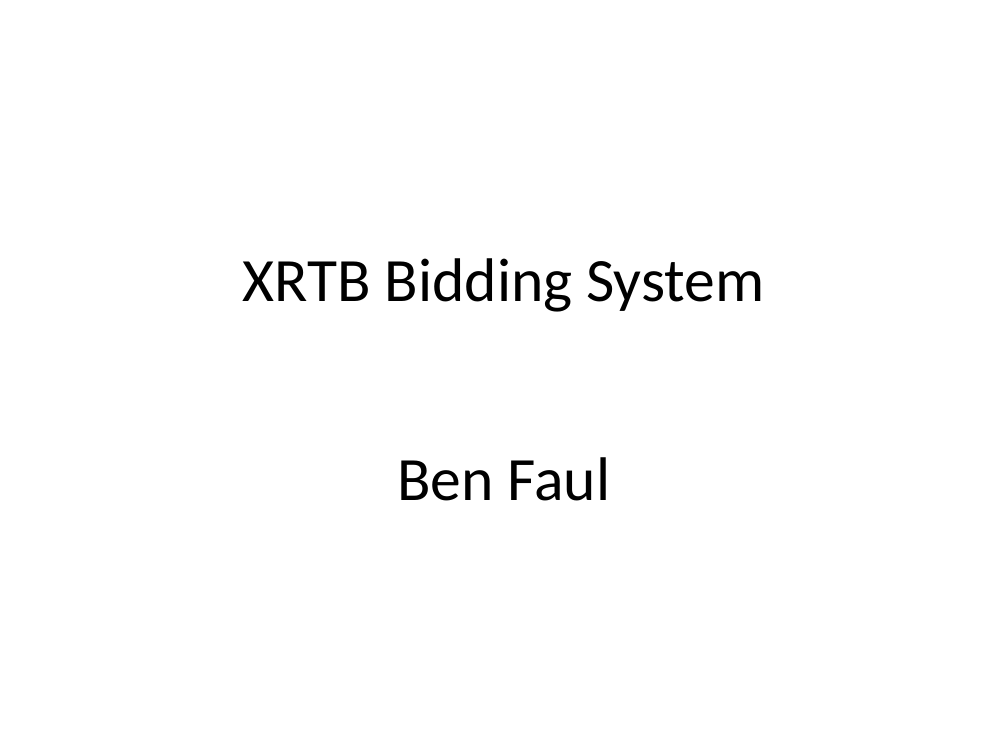
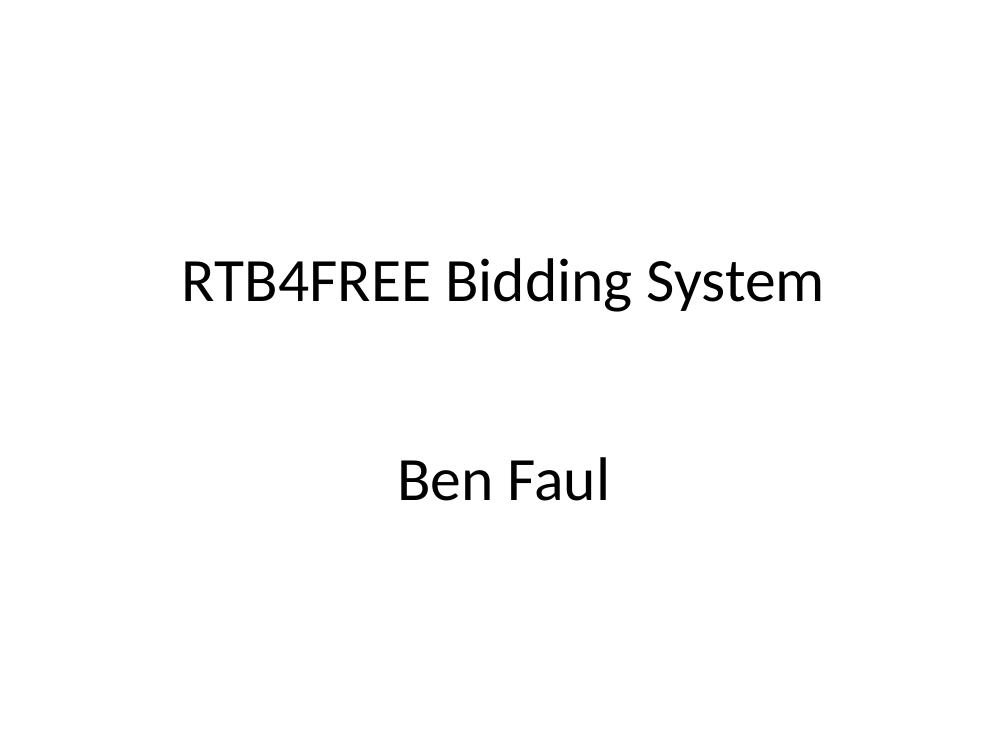
Before and after one commit to benmfaul/XRTB, a slide deck: slide 1 of Architecture.odp. Drawn at 1008x756 pixels with LibreOffice and Linux fonts; fonts in the diff are those of the drawing. Boxes give left, top, right and bottom in pixels: in the first picture for what was removed or moved away, otherwise in the second. Text is boxed around its words. In the diff, an @@ line names an element or a change of style, - is before the commit and + after.

```diff
--- a/Architecture.odp
+++ b/Architecture.odp
@@ title at [182, 258, 825, 312]: text changed @@
-XRTB Bidding System
+RTB4FREE Bidding System
```
Also in this commit, not shown: 2 other slides changed, 5 other files.
